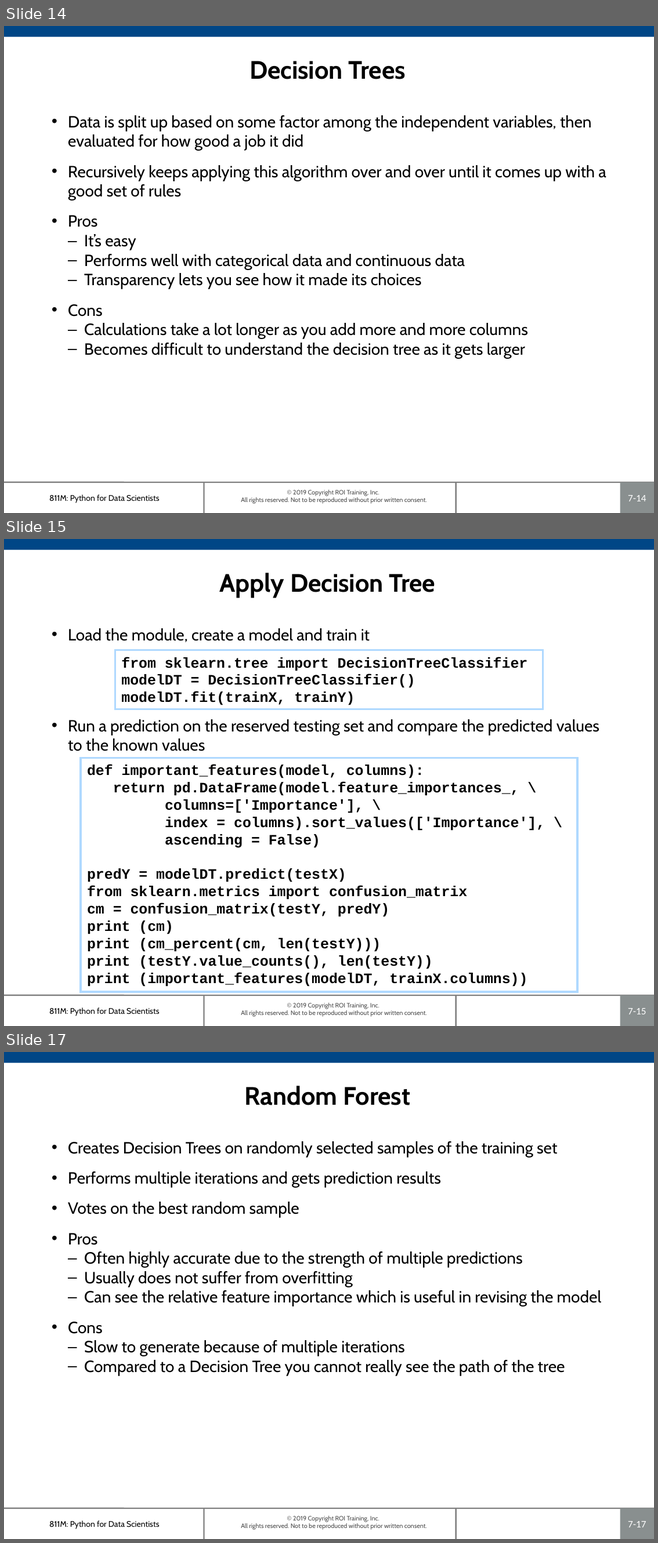
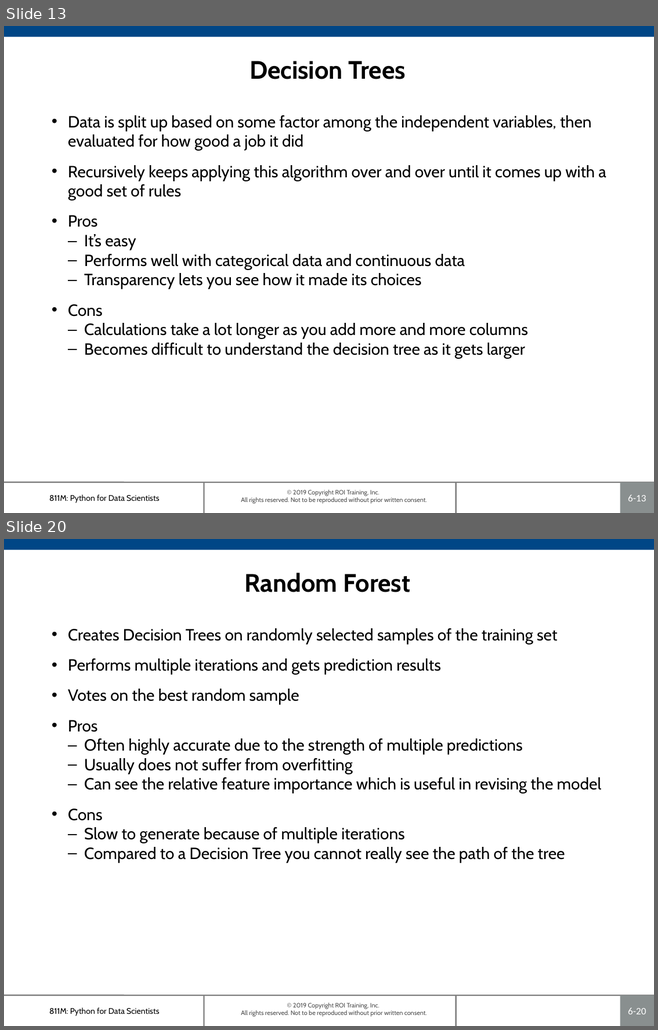
Before and after one commit to roitraining/SparkforDataEngineers, a slide deck: Ch06_ClassificationModels.pptx. Shown one above the other, each under a label of ours: slides 14, 15 and 17 before the commit, slides 13 and 20 after it; the slides between them are not shown. The pictures are 658x1543 and 658x1030 pixels, drawn with LibreOffice and Linux fonts; fonts in the diff are those of the drawing; background and template pictures are left out. Boxes give left, top, right and bottom in pixels: in the first picture for what was removed or moved away, otherwise in the second. Text is boxed around its words. In the diff, an @@ line names an element or a change of style, - is before the commit and + after.

```diff
--- a/Ch06_ClassificationModels.pptx
+++ b/Ch06_ClassificationModels.pptx
@@ slide 15 removed at [4,539,654,1026], background #FFFFFF; not listed: 7 template elements that a slide beside it also shows @@
@@ title removed at [220,573,436,598] @@
-Apply Decision Tree
@@ text removed at [68,628,599,751] @@
-• Load the module, create a model and train it
-• Run a prediction on the reserved testing set and compare the predicted values to the known values
@@ rectangle removed at [115,650,542,709] @@
-from sklearn.tree import DecisionTreeClassifier
-modelDT = DecisionTreeClassifier()
-modelDT.fit(trainX, trainY)
@@ rectangle removed at [81,758,577,992] @@
-def important_features(model, columns):
-return pd.DataFrame(model.feature_importances_, \
-columns=['Importance'], \
-index = columns).sort_values(['Importance'], \
-ascending = False)
-predY = modelDT.predict(testX)
-from sklearn.metrics import confusion_matrix
-cm = confusion_matrix(testY, predY)
-print (cm)
-print (cm_percent(cm, len(testY)))
-print (testY.value_counts(), len(testY))
-print (important_features(modelDT, trainX.columns))
@@ what was slide 14 is now slide 13 @@
@@ page number at [628,495,645,502]: text changed @@
-7-14
+6-13
@@ what was slide 17 is now slide 20 @@
@@ page number at [628,1008,645,1015]: text changed @@
-7-17
+6-20
```
Also in this commit, not shown: 6 slides changed, 9 slides added, 17 other slides removed, 1 other file.
